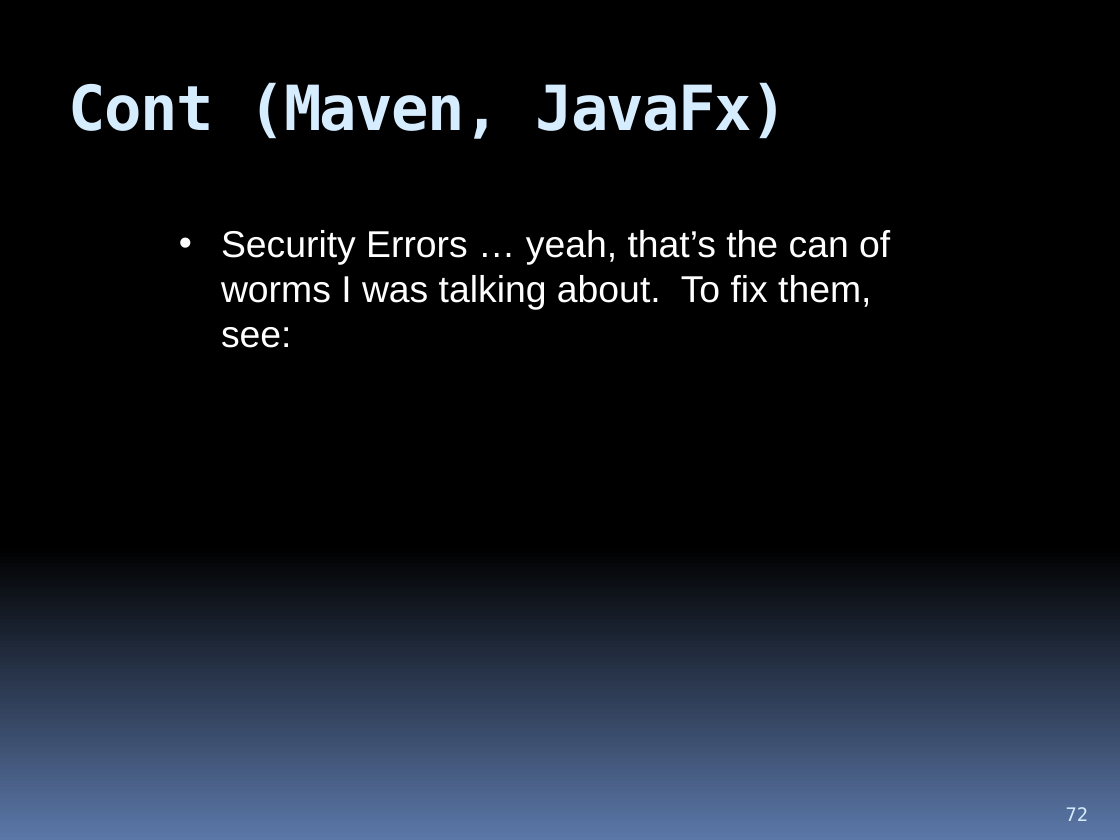
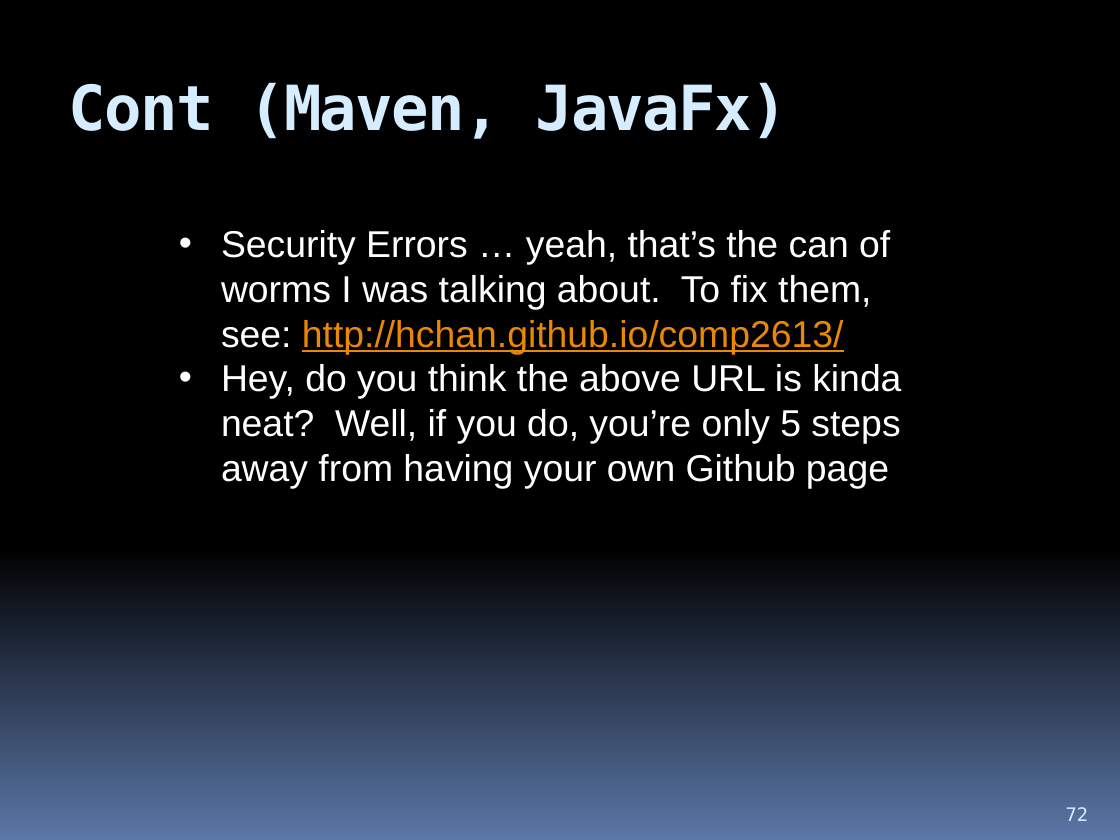
Before and after one commit to hchan/comp2613, a slide deck: slide 72 of coursePresentation.pptx. Drawn at 1120x840 pixels with LibreOffice and Linux fonts; fonts in the diff are those of the drawing. Boxes give left, top, right and bottom in pixels: in the first picture for what was removed or moved away, otherwise in the second. Text is boxed around its words. In the diff, an @@ line names an element or a change of style, - is before the commit and + after.

```diff
--- a/coursePresentation.pptx
+++ b/coursePresentation.pptx
@@ text at [221, 230, 901, 489]: text changed @@
-• Security Errors … yeah, that’s the can of worms I was talking about. To fix them, see:
+• Security Errors … yeah, that’s the can of worms I was talking about. To fix them, see: http://hchan.github.io/comp2613/
+• Hey, do you think the above URL is kinda neat? Well, if you do, you’re only 5 steps away from having your own Github page
```
Also in this commit, not shown: 3 slides added.
